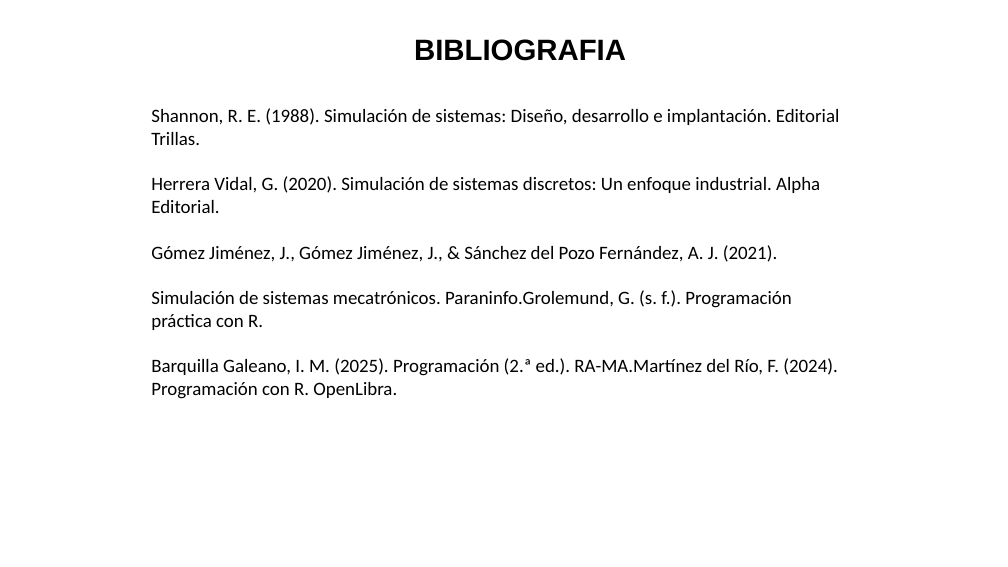
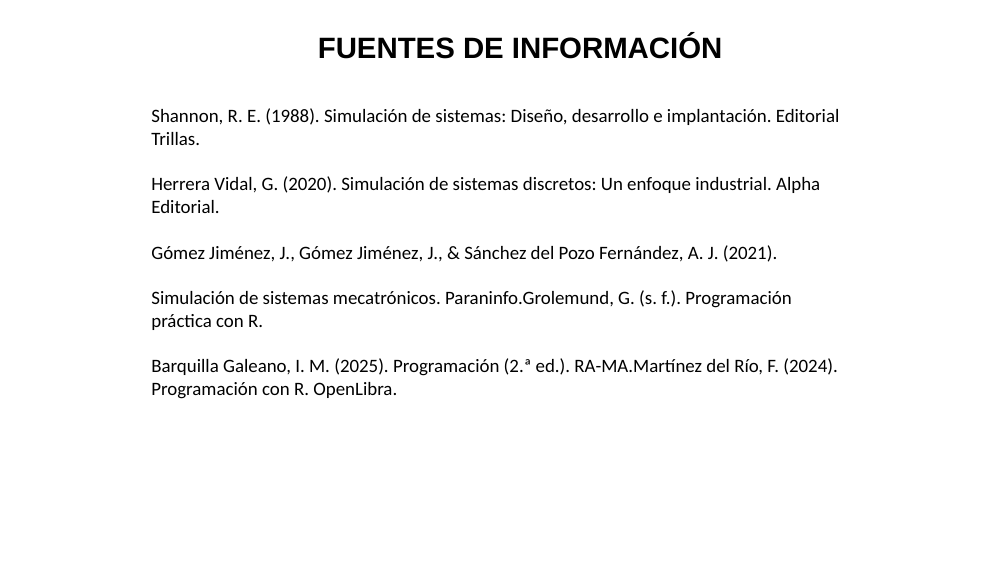
Before and after one commit to morenorobertoc41-bit/Tema-5-simulacion, a slide deck: slide 8 of Proyecto integrador/Cuadro comparativo/Actividad 5.1 Cuadro comparativo de programas_RobertoCahuare_SIM_5ISCM.pptx. Drawn at 1008x567 pixels with LibreOffice and Linux fonts; fonts in the diff are those of the drawing. Boxes give left, top, right and bottom in pixels: in the first picture for what was removed or moved away, otherwise in the second. Text is boxed around its words. In the diff, an @@ line names an element or a change of style, - is before the commit and + after.

```diff
--- a/Proyecto integrador/Cuadro comparativo/Actividad 5.1 Cuadro comparativo de programas_RobertoCahuare_SIM_5ISCM.pptx
+++ b/Proyecto integrador/Cuadro comparativo/Actividad 5.1 Cuadro comparativo de programas_RobertoCahuare_SIM_5ISCM.pptx
@@ text at (318, 35, 722, 59): text changed @@
-BIBLIOGRAFIA
+FUENTES DE INFORMACIÓN
```
Also in this commit, not shown: 12 other files.
